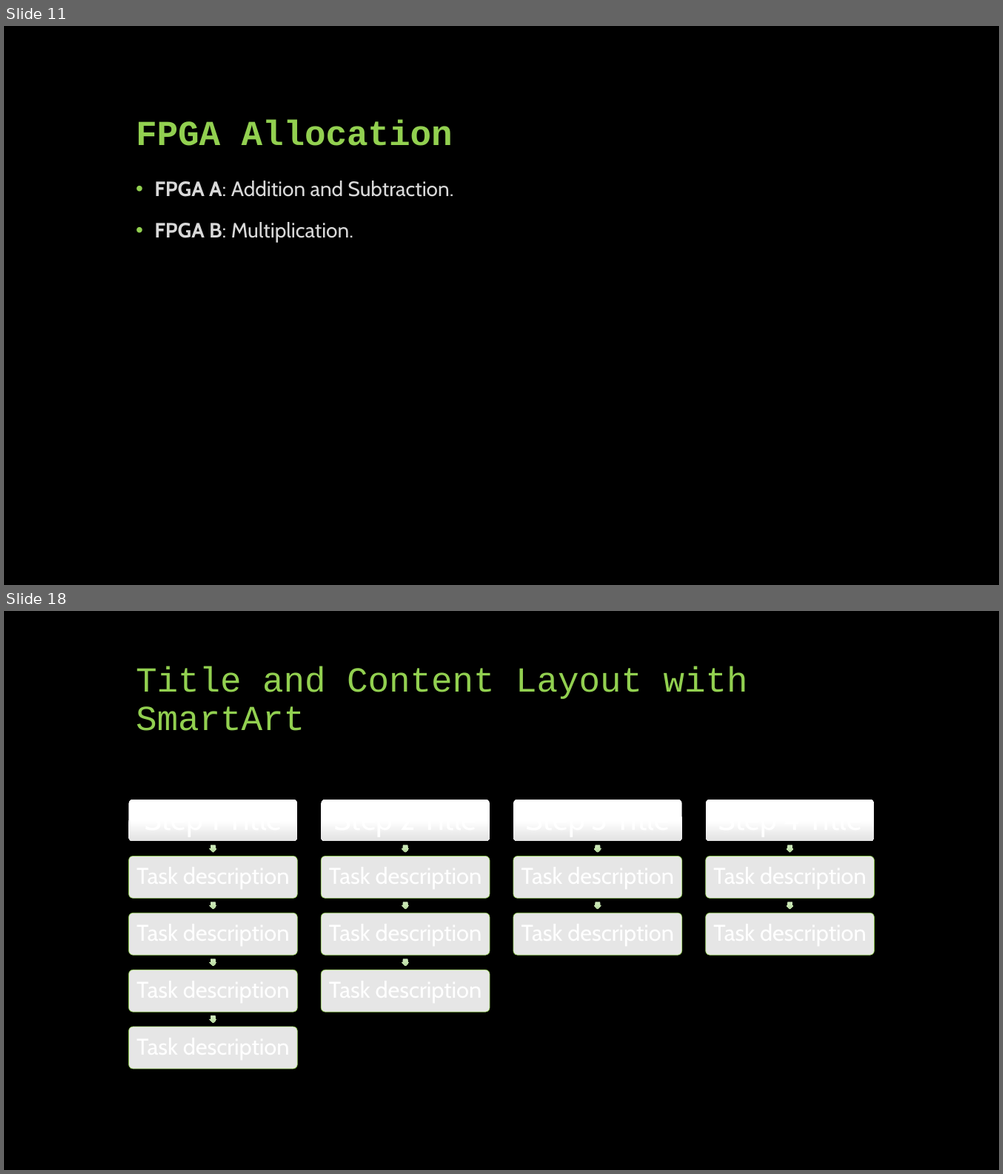
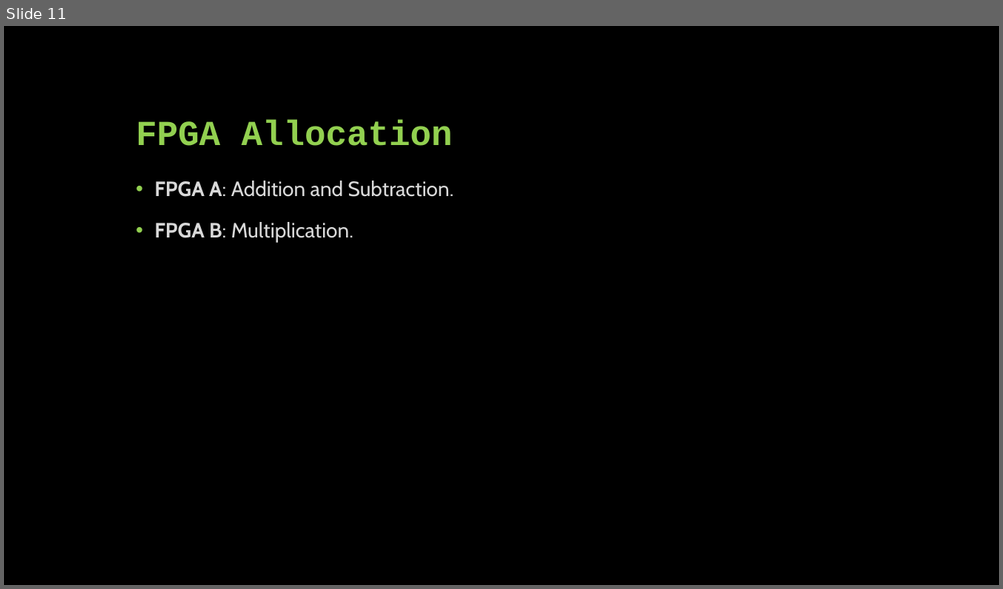
Before and after one commit to brianz123/ENEE459F_srcs, a slide deck: ENEE 459F Final Project.pptx. Shown one above the other, each under a label of ours: slides 11 and 18 before the commit, slide 11 after it; the slides between them are not shown. The pictures are 1003x1174 and 1003x589 pixels, drawn with LibreOffice and Linux fonts; fonts in the diff are those of the drawing. Boxes give left, top, right and bottom in pixels: in the first picture for what was removed or moved away, otherwise in the second. Text is boxed around its words. In the diff, an @@ line names an element or a change of style, - is before the commit and + after.

```diff
--- a/ENEE 459F Final Project.pptx
+++ b/ENEE 459F Final Project.pptx
@@ slide 18 removed at bbox=[4, 611, 999, 1170], background #000000 @@
@@ title removed at bbox=[136, 667, 748, 731] @@
-Title and Content Layout with SmartArt
@@ group removed at bbox=[128, 799, 874, 1070]: 15 rounded rectangles, 11 right arrows @@
```
Also in this commit, not shown: 7 slides changed, 3 slides added, 9 other slides removed.
